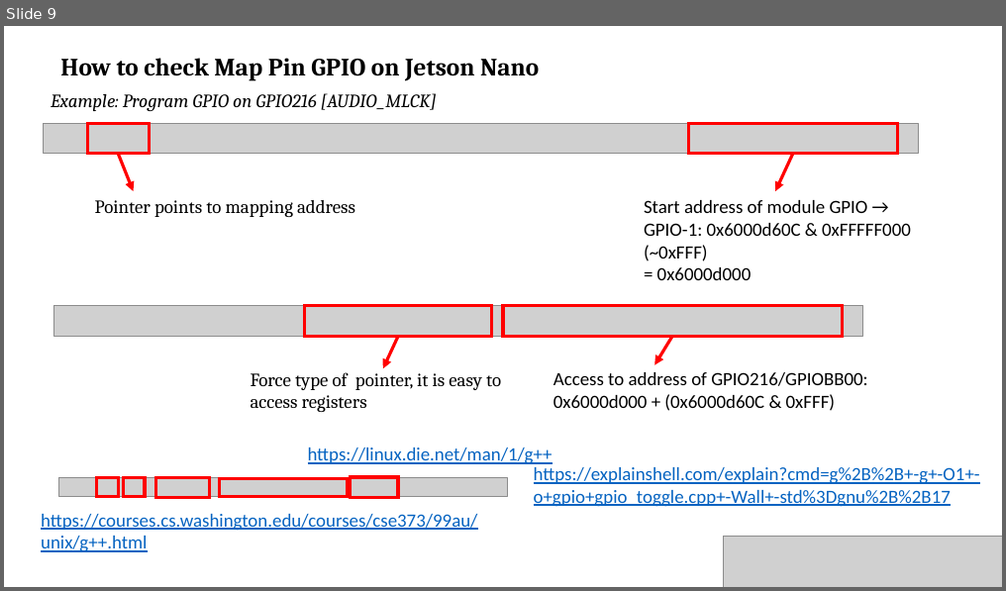
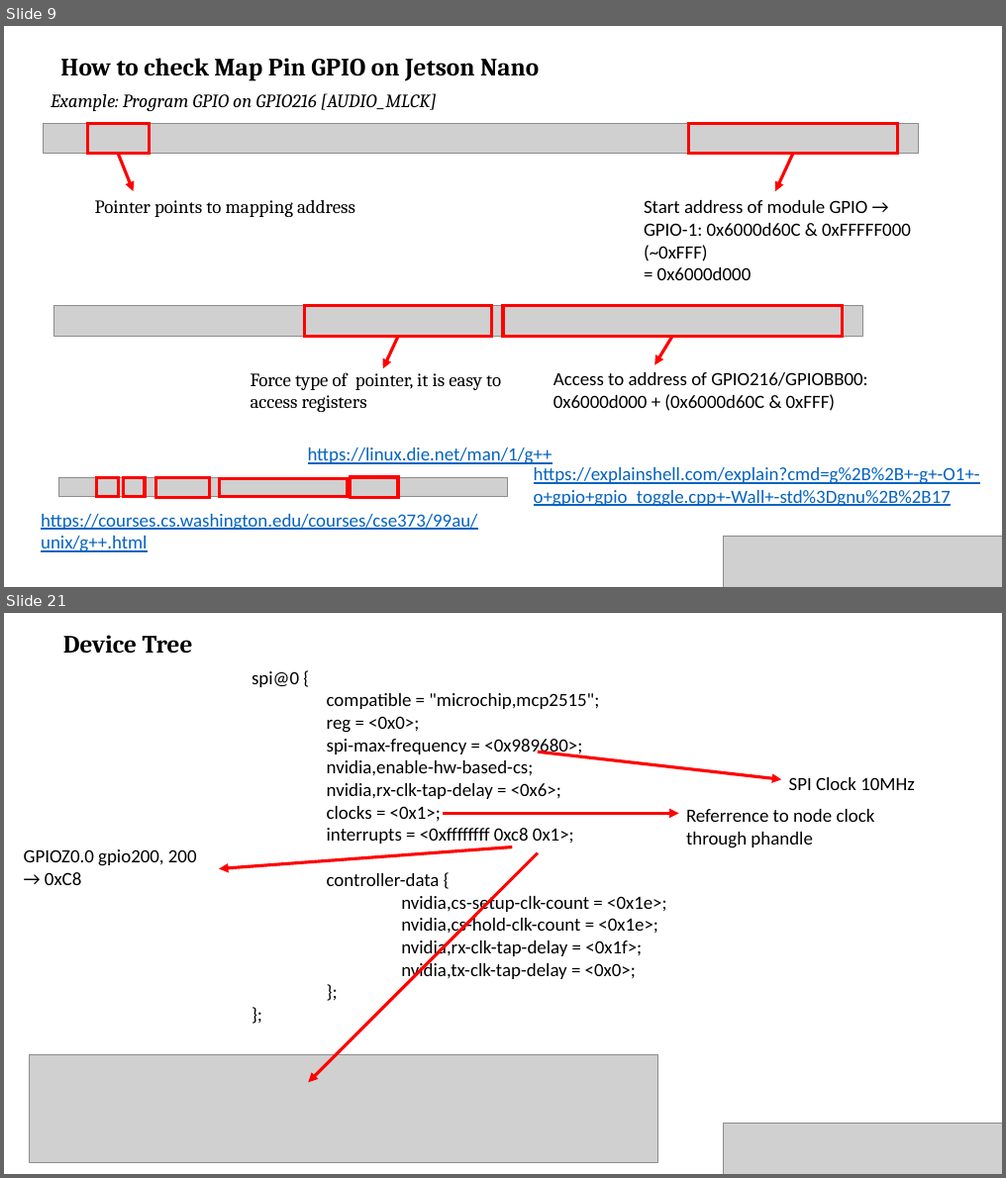
Before and after one commit to thanhhaibk96/Jetson-Nano-Tutorial, a slide deck: Tutorial.pptx. Shown one above the other, each under a label of ours: slide 9 before the commit, slides 9 and 21 after it; the slides between them are not shown. The pictures are 1006x591 and 1006x1178 pixels, drawn with LibreOffice and Linux fonts; fonts in the diff are those of the drawing; grey boxes stand for pictures. Boxes give left, top, right and bottom in pixels: in the first picture for what was removed or moved away, otherwise in the second. Text is boxed around its words. In the diff, an @@ line names an element or a change of style, - is before the commit and + after.

```diff
--- a/Tutorial.pptx
+++ b/Tutorial.pptx
@@ slide 21 added at (x1=4, y1=613, x2=1002, y2=1174), background #FFFFFF @@
@@ text added at (x1=63, y1=635, x2=193, y2=653), 24 pt, text #000000, bold @@
+Device Tree
@@ text added at (x1=252, y1=671, x2=667, y2=981), 18 pt, text #000000 @@
+spi@0 {
+compatible = "microchip,mcp2515";
+reg = <0x0>;
+spi-max-frequency = <0x989680>;
+nvidia,enable-hw-based-cs;
+nvidia,rx-clk-tap-delay = <0x6>;
+clocks = <0x1>;
+interrupts = <0xffffffff 0xc8 0x1>;
+controller-data {
+nvidia,cs-setup-clk-count = <0x1e>;
+nvidia,cs-hold-clk-count = <0x1e>;
+nvidia,rx-clk-tap-delay = <0x1f>;
+nvidia,tx-clk-tap-delay = <0x0>;
+};
+};
@@ arrow added from (538, 752) to (782, 780), #FF0000 3 pt @@
@@ text added at (x1=789, y1=777, x2=915, y2=790), 18 pt, text #000000 @@
+SPI Clock 10MHz
@@ arrow added from (442, 814) to (679, 814), #FF0000 3 pt @@
@@ text added at (x1=686, y1=809, x2=875, y2=849), 18 pt, text #000000 @@
+Referrence to node clock through phandle
@@ text added at (x1=24, y1=850, x2=197, y2=885), 18 pt, text #000000 @@
+GPIOZ0.0 gpio200, 200 → 0xC8
@@ arrow added from (512, 848) to (219, 869), #FF0000 3 pt @@
@@ arrow added from (538, 854) to (308, 1082), #FF0000 3 pt @@
@@ picture added at (x1=30, y1=1055, x2=657, y2=1162) @@
@@ picture added at (x1=724, y1=1124, x2=1002, y2=1174) @@
```
Also in this commit, not shown: 20 other slides added.
